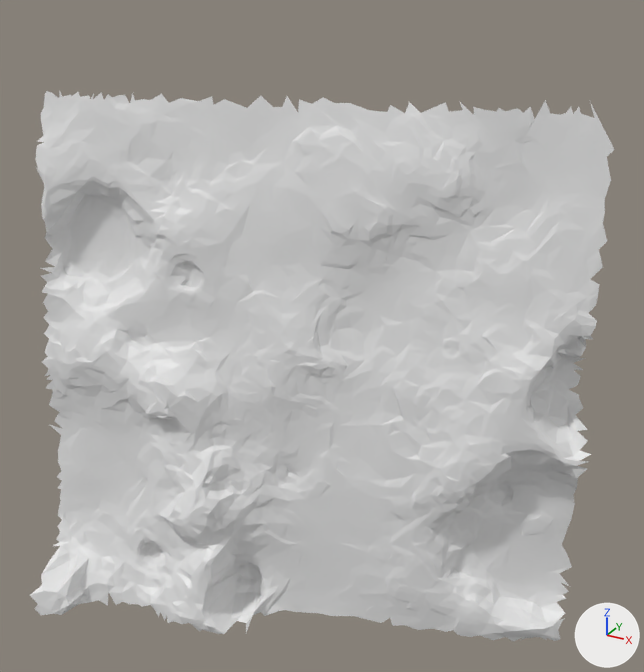
One commit to the glTF model moon small_tiles/tile_178.glb: the scene before it, then after it.
Before and after are seen from a camera (50 mm lens) standing at (12.71, -33.99, 6.3) and looking at (9.07, -27.37, 2.99). The axes (+X, +Y, +Z) are drawn at lower right. The lights are the same throughout. The picture after the commit comes second. Vertices at exactly the same position are counted once.

The older version as bpy lines, for what is in view:
```python
me_t178 = bpy.data.meshes.new('t178')
me_t178.from_pydata(...)  # 4329 vertices, 8374 faces; spans x 6.33..11.49, y -29.03..-26.11, z -0.07..5.1
ob_t178 = bpy.data.objects.new('t178', me_t178)
ob_t178.location = (0.0, 0.0, 0.0)
```
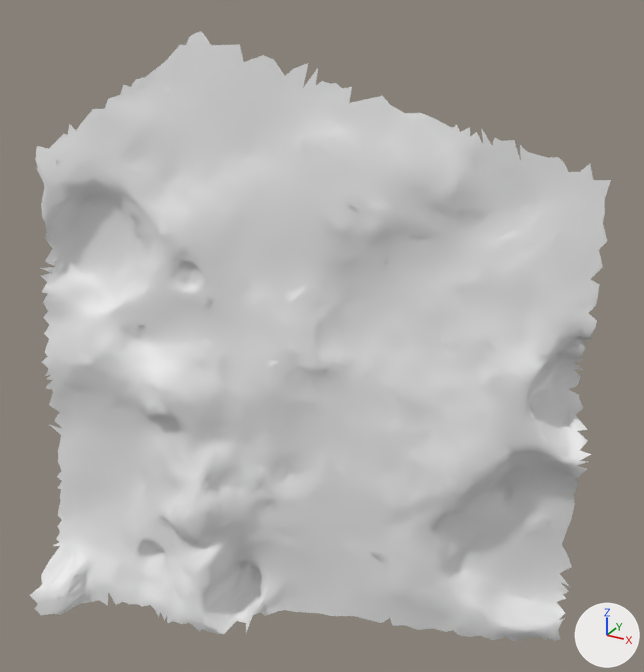
Where the change shows, as pixel boxes (x1, y1, x2, y2) in the pictures (644 x 672 px):
't178', reshaped (11% taller)
    before: (30, 91, 615, 641)
    after: (30, 31, 611, 641)
part 1 of me_t178, reshaped
    before: (37, 91, 615, 180)
    after: (120, 31, 390, 112)

Edits to the bpy script that builds the scene:
```text
Change me_t178:
    used by ob_t178; location = (0.0, 0.0, 0.0)
    remove me_t178.from_pydata(...)  # 4329 vertices, 8374 faces; spans x 6.33..11.49, y -29.03..-26.11, z -0.07..5.1
    add me_t178.from_pydata(...)  # 4278 vertices, 8285 faces; spans x 6.34..11.49, y -29.03..-26.11, z -0.07..5.59
    me_t178 part 1
    116 vertices are removed from x 6.33..11.24, y -27.92..-26.16, z 4.6..5.1
    216 faces are deleted
    65 vertices are added at x 7.12..9.38, y -27.54..-26.84, z 5.05..5.59
    127 new faces join them
```
